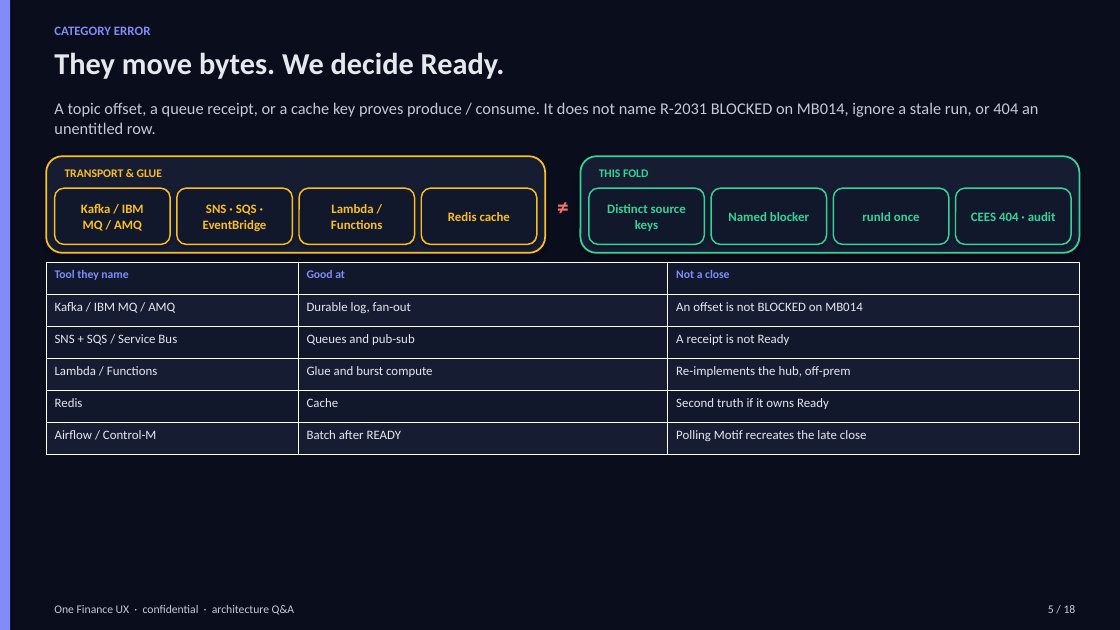
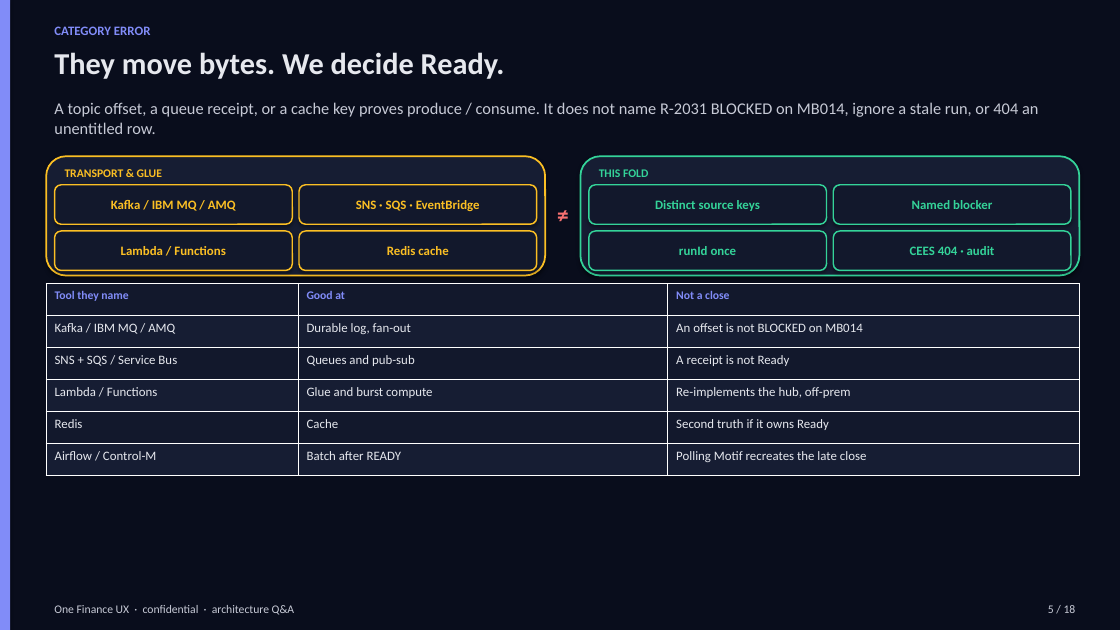
Before and after one commit to praveen2025work/onefinuxdemo, a slide deck: slide 5 of docs/design/arch-qa-deck.pptx. Drawn at 1120x630 pixels with LibreOffice and Linux fonts; fonts in the diff are those of the drawing. Boxes give left, top, right and bottom in pixels: in the first picture for what was removed or moved away, otherwise in the second. Text is boxed around its words. In the diff, an @@ line names an element or a change of style, - is before the commit and + after.

```diff
--- a/docs/design/arch-qa-deck.pptx
+++ b/docs/design/arch-qa-deck.pptx
@@ rounded rectangle resized from (x1=46, y1=156, x2=545, y2=253) to (x1=46, y1=156, x2=545, y2=276) @@
@@ rounded rectangle resized from (x1=581, y1=156, x2=1080, y2=253) to (x1=581, y1=156, x2=1080, y2=276) @@
@@ rounded rectangle "Kafka / IBM MQ / ..." resized from (x1=55, y1=188, x2=171, y2=245) to (x1=55, y1=185, x2=292, y2=224) @@
@@ rounded rectangle "SNS · SQS · EventBridge" resized from (x1=176, y1=188, x2=292, y2=245) to (x1=299, y1=185, x2=537, y2=224) @@
@@ text "≠" moved from (x1=545, y1=188, x2=581, y2=222) to (x1=545, y1=196, x2=581, y2=229) @@
@@ rounded rectangle "Distinct source keys" resized from (x1=589, y1=188, x2=705, y2=245) to (x1=589, y1=185, x2=827, y2=224) @@
@@ rounded rectangle "Named blocker" resized from (x1=711, y1=188, x2=827, y2=245) to (x1=833, y1=185, x2=1071, y2=224) @@
@@ rounded rectangle "Lambda / Functions" resized from (x1=299, y1=188, x2=415, y2=245) to (x1=55, y1=231, x2=292, y2=271) @@
@@ rounded rectangle "Redis cache" resized from (x1=421, y1=188, x2=537, y2=245) to (x1=299, y1=231, x2=537, y2=271) @@
@@ rounded rectangle "runId once" resized from (x1=833, y1=188, x2=949, y2=245) to (x1=589, y1=231, x2=827, y2=271) @@
@@ rounded rectangle "CEES 404 · audit" resized from (x1=956, y1=188, x2=1072, y2=245) to (x1=833, y1=231, x2=1071, y2=271) @@
@@ table moved from (x1=46, y1=263, x2=1080, y2=455) to (x1=46, y1=284, x2=1080, y2=476) @@
```
Also in this commit, not shown: 9 other slides changed, 2 other files.
